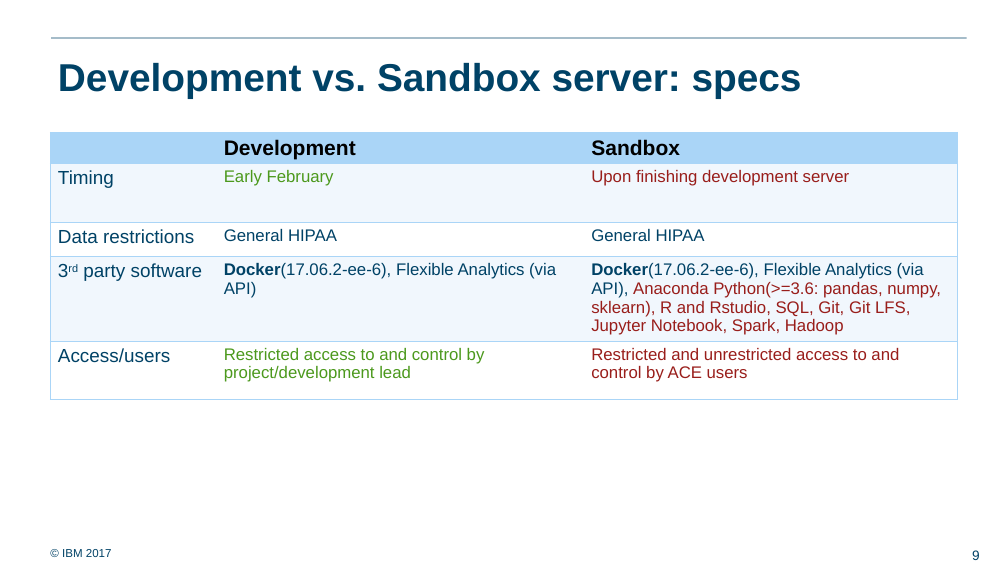
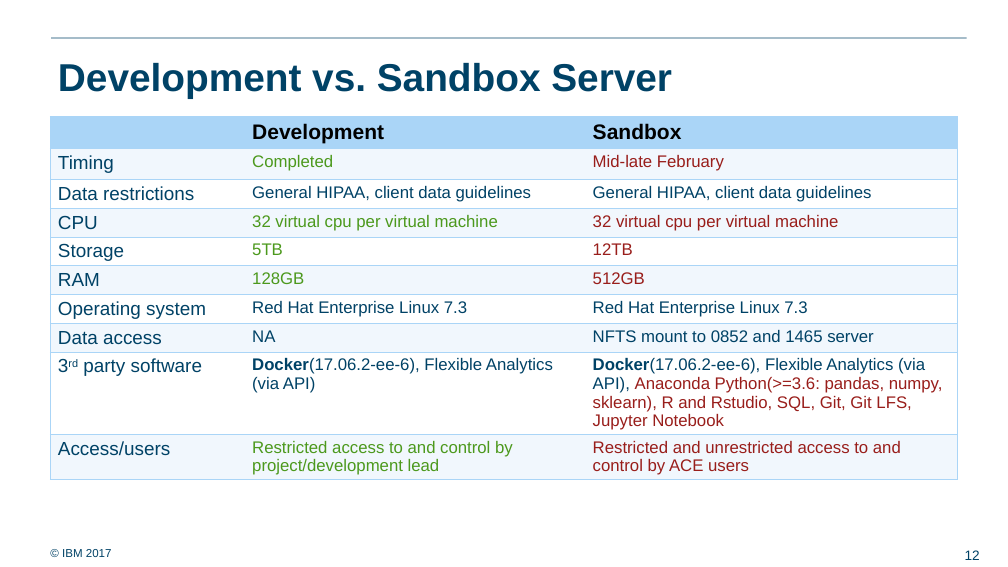
Before and after one commit to ralf0615/Analytics_project_backlog, a slide deck: slide 12 of Analytics_server_setup_v3.pptx (slide 9 before the commit). Drawn at 1008x567 pixels with LibreOffice and Linux fonts; fonts in the diff are those of the drawing; background and template pictures are left out. Boxes give left, top, right and bottom in pixels: in the first picture for what was removed or moved away, otherwise in the second. Text is boxed around its words. In the diff, an @@ line names an element or a change of style, - is before the commit and + after.

```diff
--- a/Analytics_server_setup_v3.pptx
+++ b/Analytics_server_setup_v3.pptx
@@ title at (58, 63, 672, 98): text changed @@
-Development vs. Sandbox server: specs
+Development vs. Sandbox Server
@@ table at (51, 117, 959, 499) @@
-row 2: Timing | Early February | Upon finishing development server
-row 3: Data restrictions | General HIPAA | General HIPAA
-row 4: 3rd party software | Docker(17.06.2-ee-6), Flexible Analytics (via API) | Docker(17.06.2-ee-6), Flexible Analytics (via API), Anaconda Python(>=3.6: pandas, numpy, sklearn), R and Rstudio, SQL, Git, Git LFS, Jupyter Notebook, Spark, Hadoop
+row 2: Timing | Completed | Mid-late February
+row 3: Data restrictions | General HIPAA, client data guidelines | General HIPAA, client data guidelines
+row 4: CPU | 32 virtual cpu per virtual machine | 32 virtual cpu per virtual machine
+row 5: Storage | 5TB | 12TB
+row 6: RAM | 128GB | 512GB
+row 7: Operating system | Red Hat Enterprise Linux 7.3 | Red Hat Enterprise Linux 7.3
+row 8: Data access | NA | NFTS mount to 0852 and 1465 server
+row 9: 3rd party software | Docker(17.06.2-ee-6), Flexible Analytics (via API) | Docker(17.06.2-ee-6), Flexible Analytics (via API), Anaconda Python(>=3.6: pandas, numpy, sklearn), R and Rstudio, SQL, Git, Git LFS, Jupyter Notebook
@@ table: place and size @@
-table at (51, 132, 957, 405)
+table at (51, 117, 959, 499)
@@ page number at (965, 550, 980, 560): text changed @@
-9
+12
```
Also in this commit, not shown: 6 other slides changed, 2 slides added, 1 slide removed, 4 other files.
